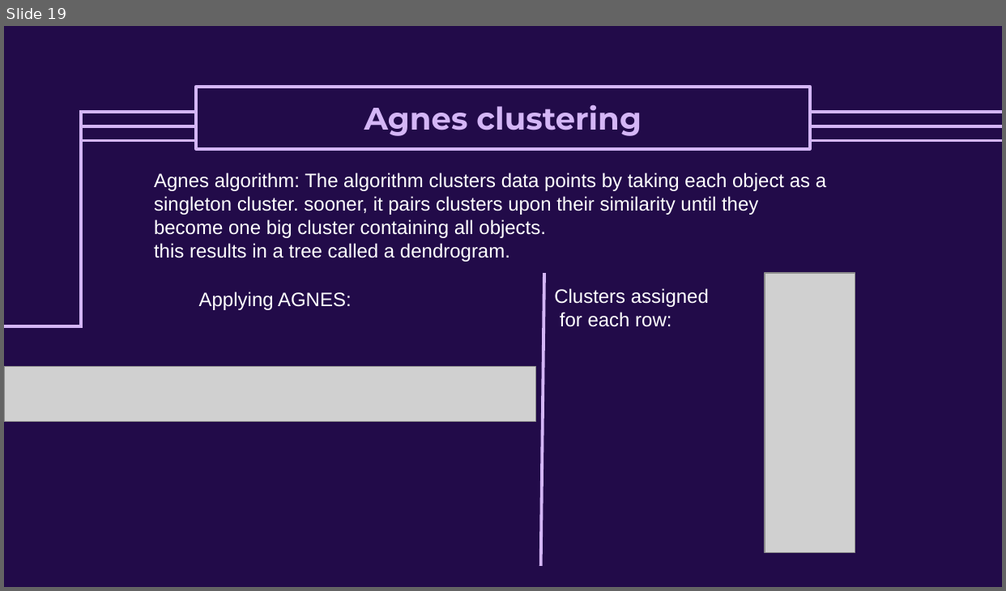
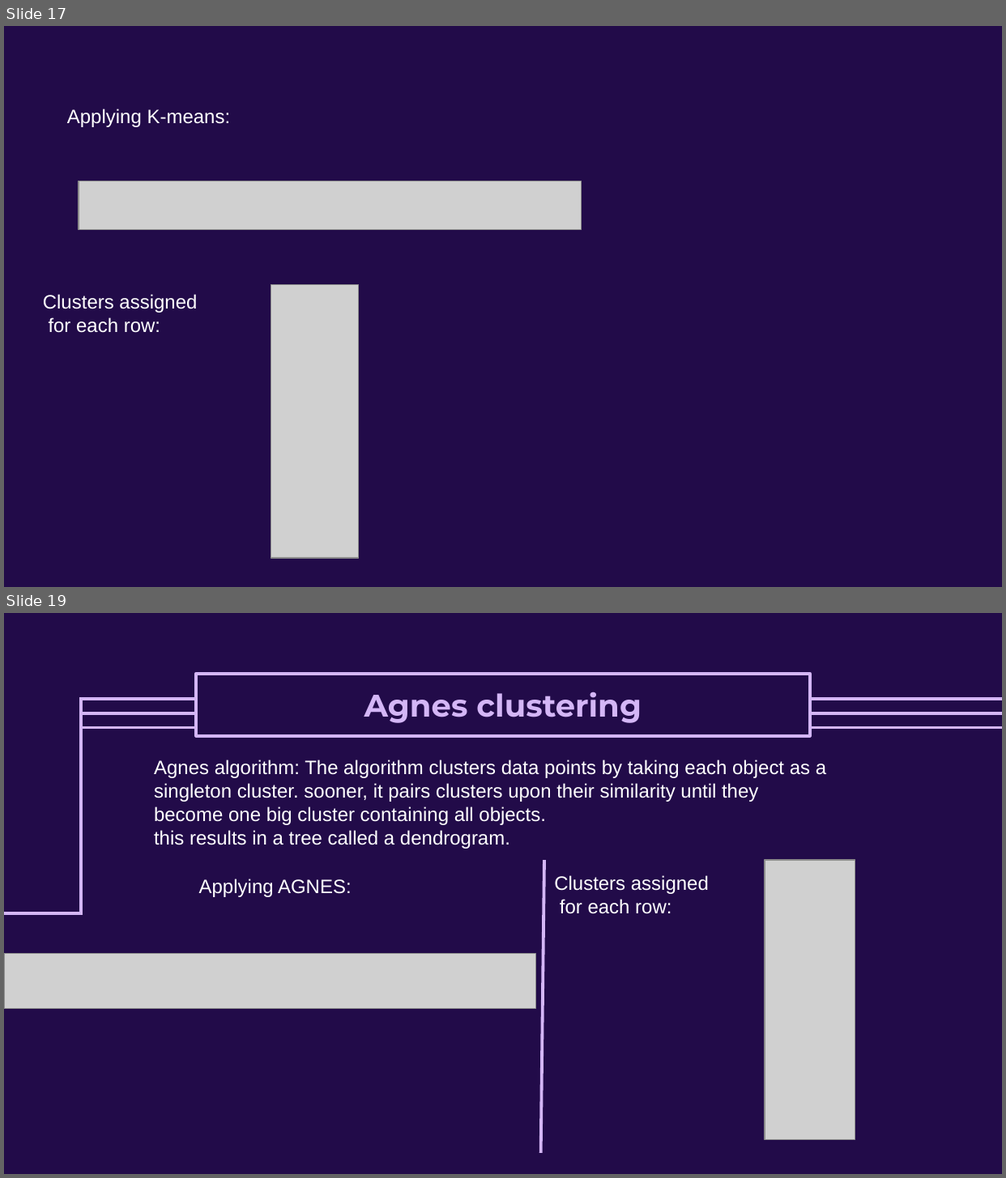
Before and after one commit to NurhandeAkyuz/Mice-Protein-Expression-Data-Analysis, a slide deck: Slides_data_mining_project2.pptx. Shown one above the other, each under a label of ours: slide 19 before the commit, slides 17 and 19 after it; the slides between them are not shown. The pictures are 1006x591 and 1006x1178 pixels, drawn with LibreOffice and Linux fonts; fonts in the diff are those of the drawing; grey boxes stand for pictures. Boxes give left, top, right and bottom in pixels: in the first picture for what was removed or moved away, otherwise in the second. Text is boxed around its words. In the diff, an @@ line names an element or a change of style, - is before the commit and + after.

```diff
--- a/Slides_data_mining_project2.pptx
+++ b/Slides_data_mining_project2.pptx
@@ slide 17 added at (4, 26, 1002, 587), background #220B49 @@
@@ text added at (67, 109, 231, 127), 14 pt, text #FFFFFF @@
+Applying K-means:
@@ picture added at (79, 182, 581, 229) @@
@@ picture added at (270, 284, 358, 558) @@
@@ text added at (43, 294, 197, 333), 14 pt, text #FFFFFF @@
+Clusters assigned
+for each row:
```
Also in this commit, not shown: 4 slides changed, 1 other slide added, 2 slides removed.
